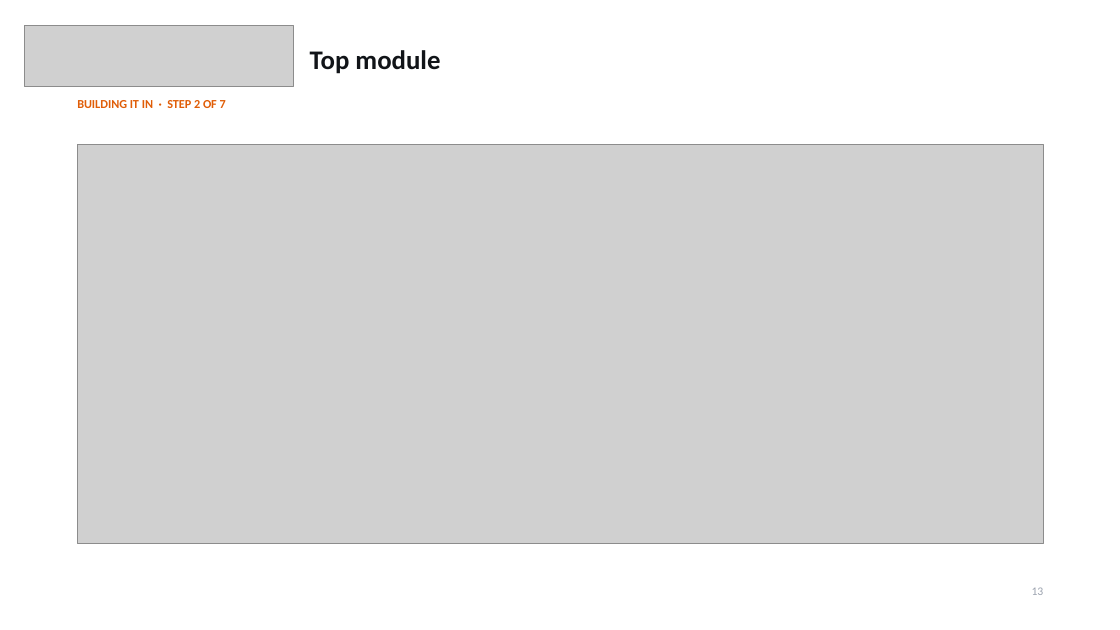
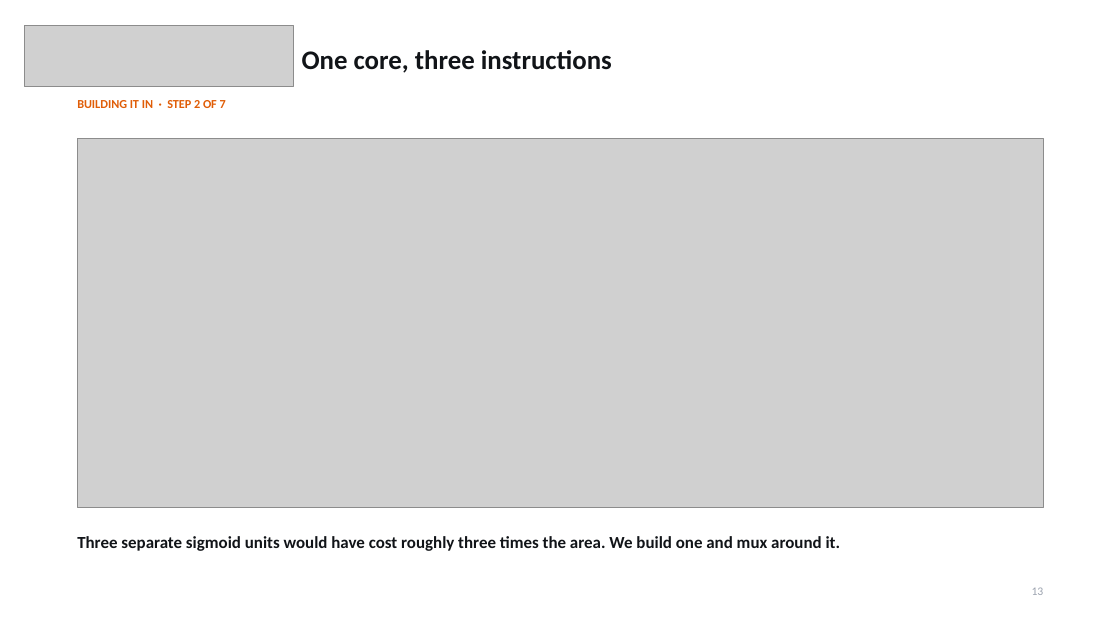
Before and after one commit to saleh2411/DLX-NN, a slide deck: slide 13 of Documents/DLX-NN_Final_Presentation.pptx. Drawn at 1120x630 pixels with LibreOffice and Linux fonts; fonts in the diff are those of the drawing; grey boxes stand for pictures. Boxes give left, top, right and bottom in pixels: in the first picture for what was removed or moved away, otherwise in the second. Text is boxed around its words. In the diff, an @@ line names an element or a change of style, - is before the commit and + after.

```diff
--- a/Documents/DLX-NN_Final_Presentation.pptx
+++ b/Documents/DLX-NN_Final_Presentation.pptx
@@ text at (302,50,612,73): text changed @@
-Top module
+One core, three instructions
@@ picture: place and size @@
-picture at (77,145,1044,544)
+picture at (77,139,1044,507)
@@ text added at (77,536,841,551), 14.5 pt, text #111418, bold @@
+Three separate sigmoid units would have cost roughly three times the area. We build one and mux around it.
```
Also in this commit, not shown: 14 other slides changed.
